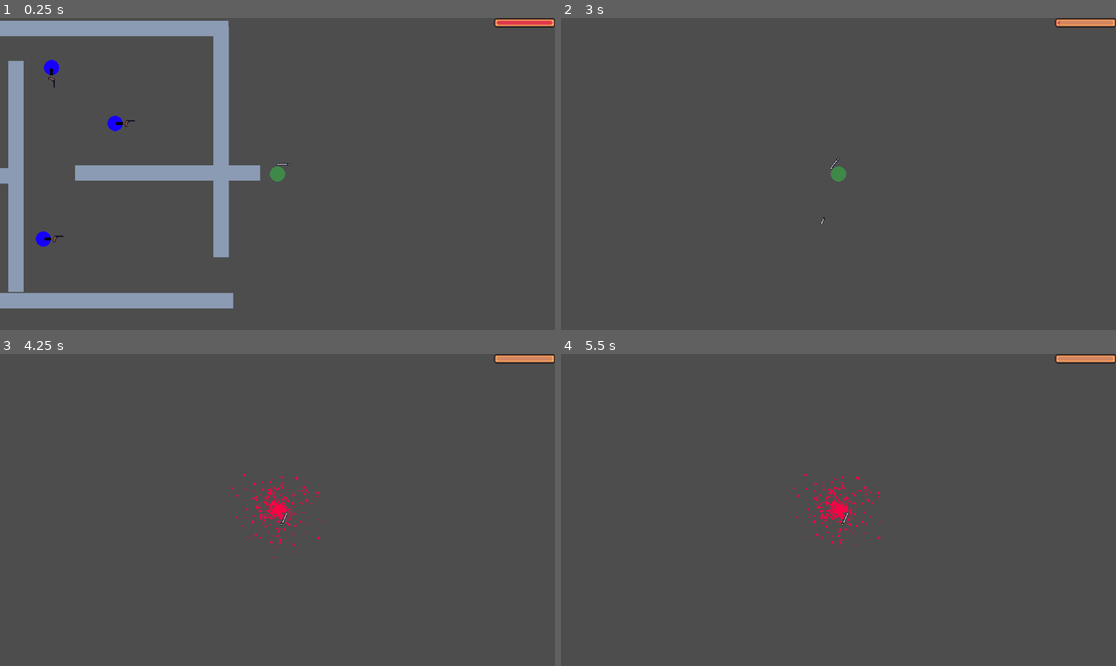
Above: before the commit, frames 1-4 (two rows, left to right).
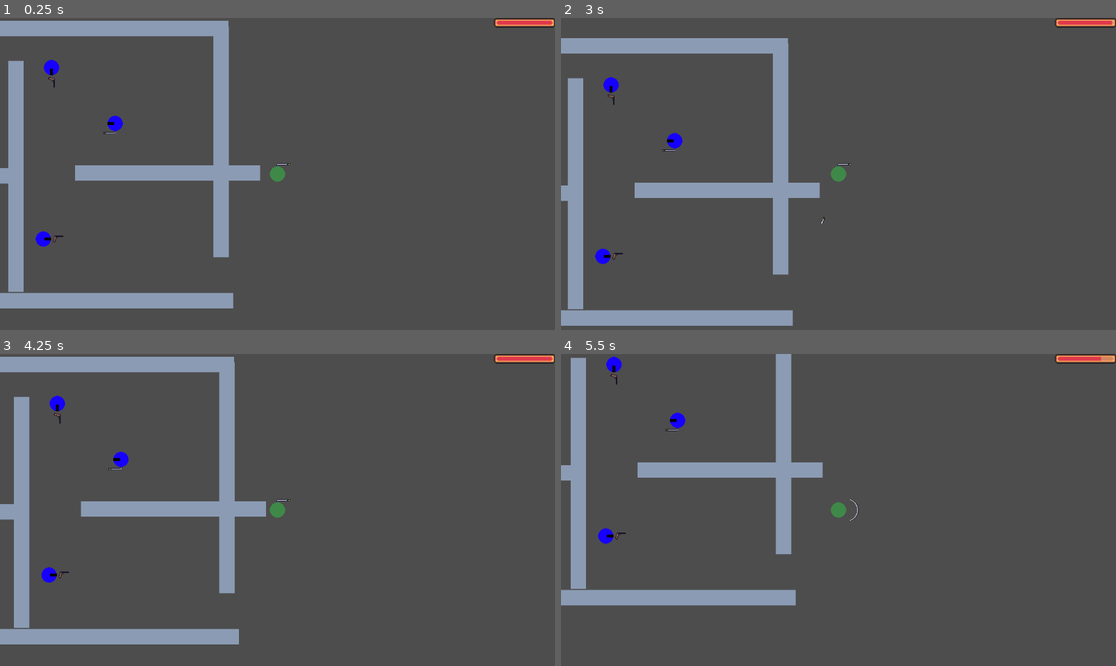
Above: after the commit, the same moments.

Repository: whocares-abt/fast-pace
Game: Godot game, scene res://Scenes/debug_map.tscn
The game is run twice, just before and just after one commit, with the same random seed, the same clock (stepped at 60 frames per second) and the same inputs.
Inputs (mouse positions are in pixels of both pictures, inside the frame that each line leads up to):
- Up to frame 1 (0.25 s): no input
- Up to frame 2 (3 s): tap Enter at 0.5 s; move the mouse to (960, 158) at 0.52 s; press the mouse at (960, 158) at 0.53 s; hold D (move_right) 0.53-1.28 s; move the mouse to (727, 189) at 1.27 s; release the mouse at (727, 189) at 1.28 s; hold S (move_down) 1.28-2.03 s; click (727, 189) at 1.35 s; move the mouse to (894, 105) at 2.02 s; hold D (move_right) 2.03-2.78 s; hold Shift (bullet_time) 2.03-2.78 s; click (894, 105) at 2.3 s; tap R (restart, bound only after the commit) at 2.75 s; move the mouse to (810, 236) at 2.77 s; hold W (move_up) from 2.78 s (still down); right-click (810, 236) at 2.85 s
- Up to frame 3 (4.25 s): click (249, 572) at 3.05 s; move the mouse to (444, 556) at 3.52 s; release W (move_up) at 3.53 s; press the mouse at (444, 556) at 3.53 s; hold A (move_left) from 3.53 s (still down); tap R (restart, bound only after the commit) at 4.15 s
- Up to frame 4 (5.5 s): move the mouse to (672, 463) at 4.27 s; release the mouse at (672, 463) at 4.28 s; click (672, 463) at 4.35 s; tap R (restart, bound only after the commit) at 5 s; move the mouse to (866, 510) at 5.02 s; release A (move_left) at 5.03 s; hold S (move_down) from 5.03 s (still down); hold Shift (bullet_time) from 5.03 s (still down); click (866, 510) at 5.3 s

The runs differ from the first frame. In frame 1, less than 0.1% of the frame differs, in the area x 18-25%, y 32-38%; in frame 2, 10%; in frame 3, 11%, in the area x 0-100%, y 0-94%; in frame 4, 8.6%.

Commit message:
Updated enemy position and weapons
Added weapon "enemy katana" which has a slow firing rate so that enemies don't spam them

Diff:
--- /dev/null
+++ b/Resources/Combat/enemy_katana.tres
@@ -0,0 +1,10 @@
+[gd_resource type="Resource" script_class="WeaponStats" load_steps=2 format=3 uid="uid://dci5cnwfjqpi4"]
+
+[ext_resource type="Script" uid="uid://dqsfxyh6jojdx" path="res://Scripts/Resources/Combat/weapon_stats.gd" id="1_vowpq"]
+
+[resource]
+script = ExtResource("1_vowpq")
+weapon_name = "enemy_katana"
+firing_rate = 1.0
+attack_hold = 0.1
+metadata/_custom_type_script = "uid://dqsfxyh6jojdx"
--- a/Scenes/Characters/player_character.tscn
+++ b/Scenes/Characters/player_character.tscn
@@ -80,7 +80,7 @@
 process_material = ExtResource("7_mnpb2")
 
 [node name="HealthTimer" type="Timer" parent="."]
-wait_time = 0.3
+wait_time = 0.4
 autostart = true
 
 [connection signal="hurtbox_entered" from="Hitbox" to="." method="_on_hitbox_hurtbox_entered"]
--- a/Scenes/debug_map.tscn
+++ b/Scenes/debug_map.tscn
@@ -1,5 +1,6 @@
-[gd_scene load_steps=10 format=3 uid="uid://b2auqnh7xqqrx"]
+[gd_scene load_steps=11 format=3 uid="uid://b2auqnh7xqqrx"]
 
+[ext_resource type="Script" uid="uid://bu5wty21ks84t" path="res://Scripts/debug_map.gd" id="1_60603"]
 [ext_resource type="PackedScene" uid="uid://cfeafjqb4thpf" path="res://Scenes/Characters/player_character.tscn" id="1_ngmhs"]
 [ext_resource type="PackedScene" uid="uid://bu0d3bicfpl4t" path="res://Scenes/Environment/wall.tscn" id="2_jcsea"]
 [ext_resource type="NavigationPolygon" uid="uid://bs5dweb3g7xgm" path="res://Resources/NavPoly/debug_map.tres" id="3_frd8m"]
@@ -12,6 +13,7 @@
 [sub_resource type="AudioStream" id="AudioStream_1on00"]
 
 [node name="DebugMap" type="Node2D"]
+script = ExtResource("1_60603")
 
 [node name="PlayerCharacter" parent="." instance=ExtResource("1_ngmhs")]
 position = Vector2(431, 43)
@@ -55,10 +57,10 @@
 [node name="Enemies" type="Node2D" parent="."]
 
 [node name="EnemyCharacter" parent="Enemies" node_paths=PackedStringArray("player") instance=ExtResource("4_6mob1")]
-position = Vector2(-199, 118)
+position = Vector2(-277, 118)
 rotation = 3.1415927
 player = NodePath("../../PlayerCharacter")
-weapon_name = "katana"
+weapon_name = "enemy_katana"
 
 [node name="EnemyCharacter7" parent="Enemies" node_paths=PackedStringArray("player") instance=ExtResource("4_6mob1")]
 position = Vector2(-540, 248)
@@ -66,10 +68,10 @@
 player = NodePath("../../PlayerCharacter")
 
 [node name="EnemyCharacter2" parent="Enemies" node_paths=PackedStringArray("player") instance=ExtResource("4_6mob1")]
-position = Vector2(-193, 215)
+position = Vector2(-271, 215)
 rotation = 3.1415927
 player = NodePath("../../PlayerCharacter")
-weapon_name = "katana"
+weapon_name = "enemy_katana"
 
 [node name="EnemyCharacter3" parent="Enemies" node_paths=PackedStringArray("player") instance=ExtResource("4_6mob1")]
 position = Vector2(-527, -49)
@@ -77,8 +79,9 @@
 
 [node name="EnemyCharacter4" parent="Enemies" node_paths=PackedStringArray("player") instance=ExtResource("4_6mob1")]
 position = Vector2(94.000015, -62.000008)
-rotation = 6.2769513
+rotation = 3.1415927
 player = NodePath("../../PlayerCharacter")
+weapon_name = "enemy_katana"
 
 [node name="EnemyCharacter5" parent="Enemies" node_paths=PackedStringArray("player") instance=ExtResource("4_6mob1")]
 position = Vector2(-55, 178)
--- a/Scripts/Combat/Weapon/weapon.gd
+++ b/Scripts/Combat/Weapon/weapon.gd
@@ -20,11 +20,13 @@
 var weapon_stat_map = {
 	"pistol" : "res://Resources/Combat/pistol.tres",
 	"katana" : "res://Resources/Combat/katana.tres",
+	"enemy_katana" : "res://Resources/Combat/enemy_katana.tres",
 }
 
 var sprite_frame_map = {
 	"pistol" : "res://Resources/Spriteframes/pistol.tres",
 	"katana" : "res://Resources/Spriteframes/katana.tres",
+	"enemy_katana" : "res://Resources/Spriteframes/katana.tres",
 }
 
 @onready var pivot = $WeaponPivot # For rotating hitboxes and sprites
@@ -108,7 +110,7 @@
 	melee_hurtbox.add_hurtbox_owners(new_owners)
 
 func reduce_melee_hurtbox():
-	$WeaponPivot/AttackHurtbox/CollisionShape2D.scale = Vector2(0.7, 0.7)
+	$WeaponPivot/AttackHurtbox/CollisionShape2D.scale = Vector2(0.5, 0.5)
 
 func remove_deflection():
 	deflection_hitbox.queue_free()
--- /dev/null
+++ b/Scripts/debug_map.gd
@@ -0,0 +1,5 @@
+extends Node2D
+
+func _input(event: InputEvent) -> void:
+	if (event.is_action_pressed("restart")):
+		get_tree().reload_current_scene()
--- a/project.godot
+++ b/project.godot
@@ -65,6 +65,11 @@
 "deadzone": 0.2,
 "events": []
 }
+restart={
+"deadzone": 0.2,
+"events": [Object(InputEventKey,"resource_local_to_scene":false,"resource_name":"","device":-1,"window_id":0,"alt_pressed":false,"shift_pressed":false,"ctrl_pressed":false,"meta_pressed":false,"pressed":false,"keycode":0,"physical_keycode":82,"key_label":0,"unicode":114,"location":0,"echo":false,"script":null)
+]
+}
 
 [layer_names]
 
Not shown, added: Scripts/debug_map.gd.uid
Not shown, changed: .DS_Store
